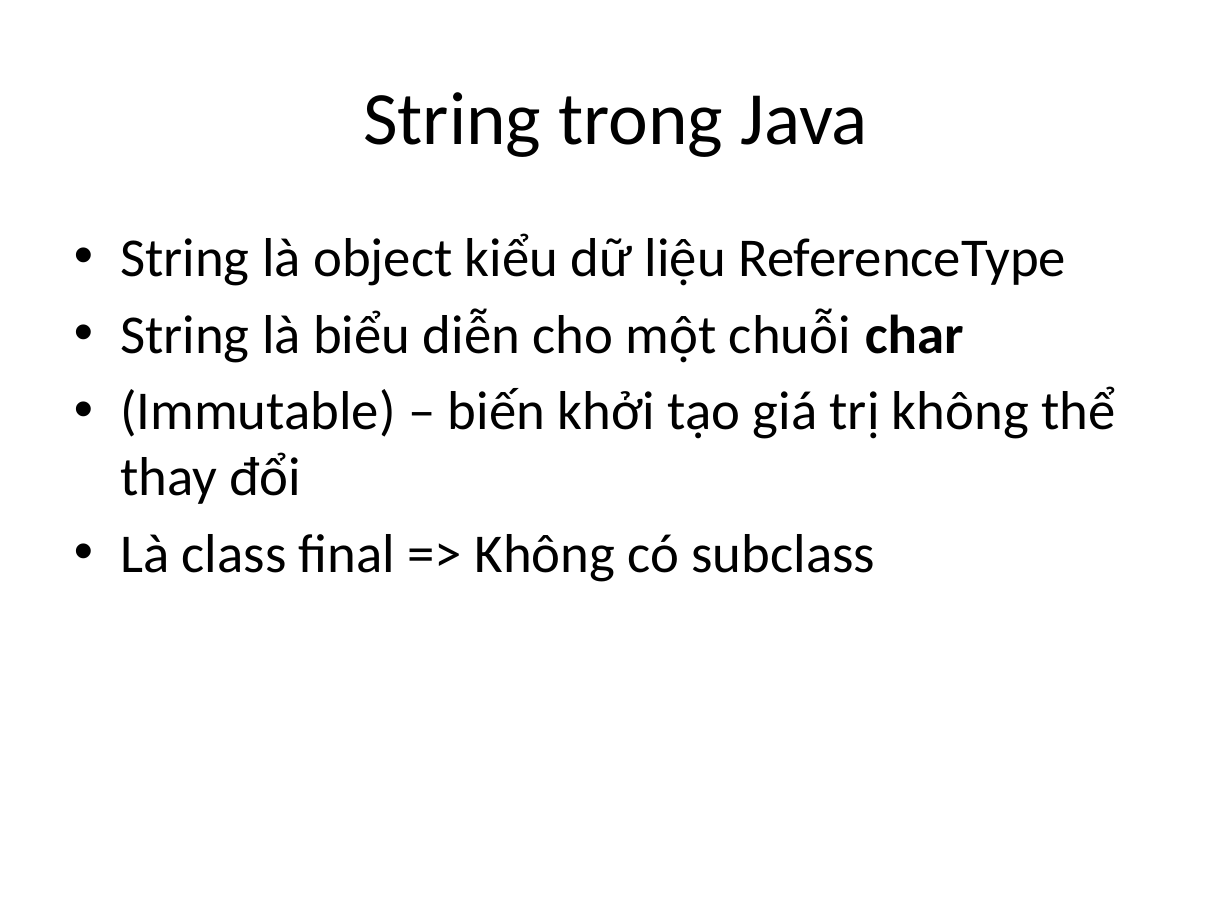
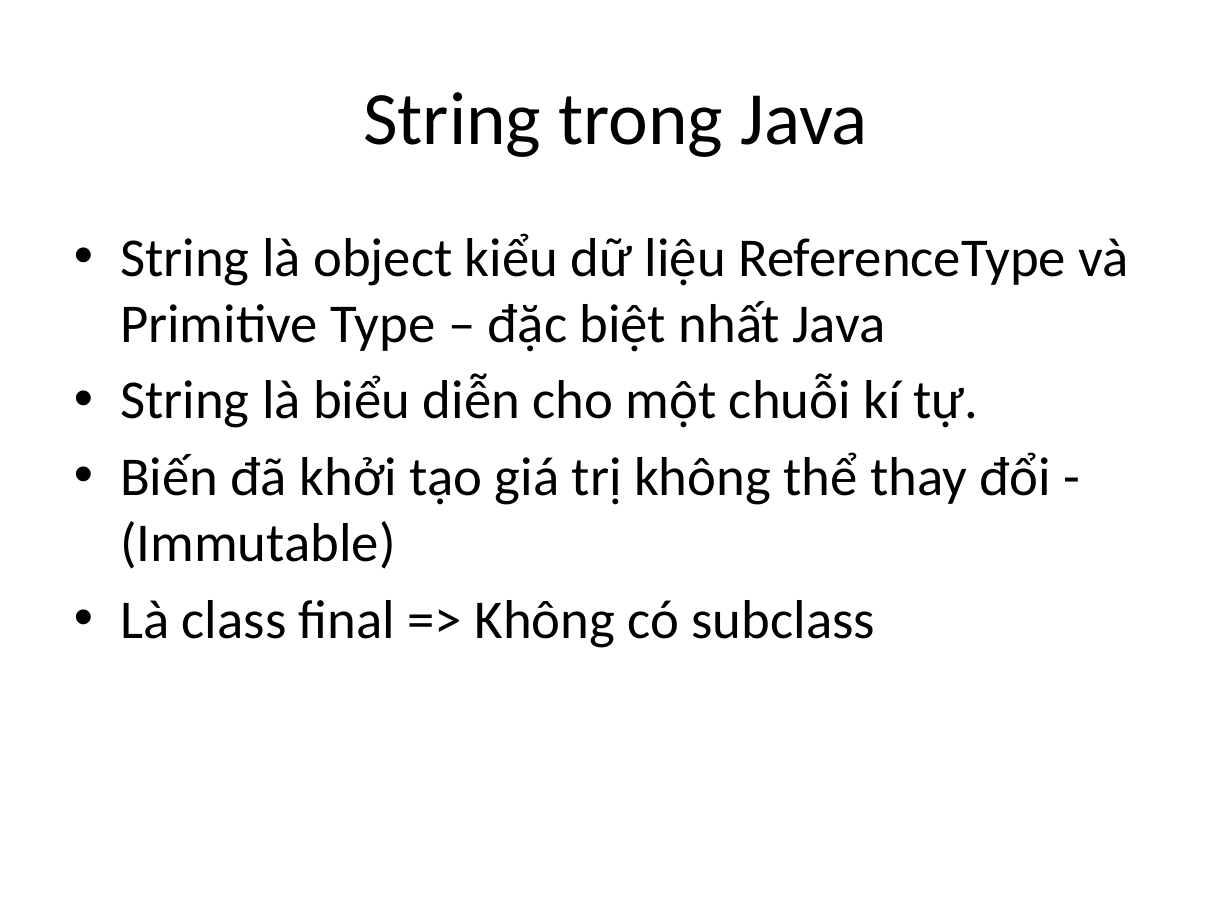
Before and after one commit to phithanh97cs/T3H, a slide deck: slide 5 of 3. Back-end/1. JavaCore/5. String, String Builder, String Buffer.pptx. Drawn at 1232x924 pixels with LibreOffice and Linux fonts; fonts in the diff are those of the drawing. Boxes give left, top, right and bottom in pixels: in the first picture for what was removed or moved away, otherwise in the second. Text is boxed around its words. In the diff, an @@ line names an element or a change of style, - is before the commit and + after.

```diff
--- a/3. Back-end/1. JavaCore/5. String, String Builder, String Buffer.pptx
+++ b/3. Back-end/1. JavaCore/5. String, String Builder, String Buffer.pptx
@@ text at <box>120,233,1129,569</box>: text changed @@
-• String là object kiểu dữ liệu ReferenceType
-• String là biểu diễn cho một chuỗi char
-• (Immutable) – biến khởi tạo giá trị không thể thay đổi
+• String là object kiểu dữ liệu ReferenceType và Primitive Type – đặc biệt nhất Java
+• String là biểu diễn cho một chuỗi kí tự.
+• Biến đã khởi tạo giá trị không thể thay đổi - (Immutable)
```
Also in this commit, not shown: 4 other slides changed, 15 slides added.
